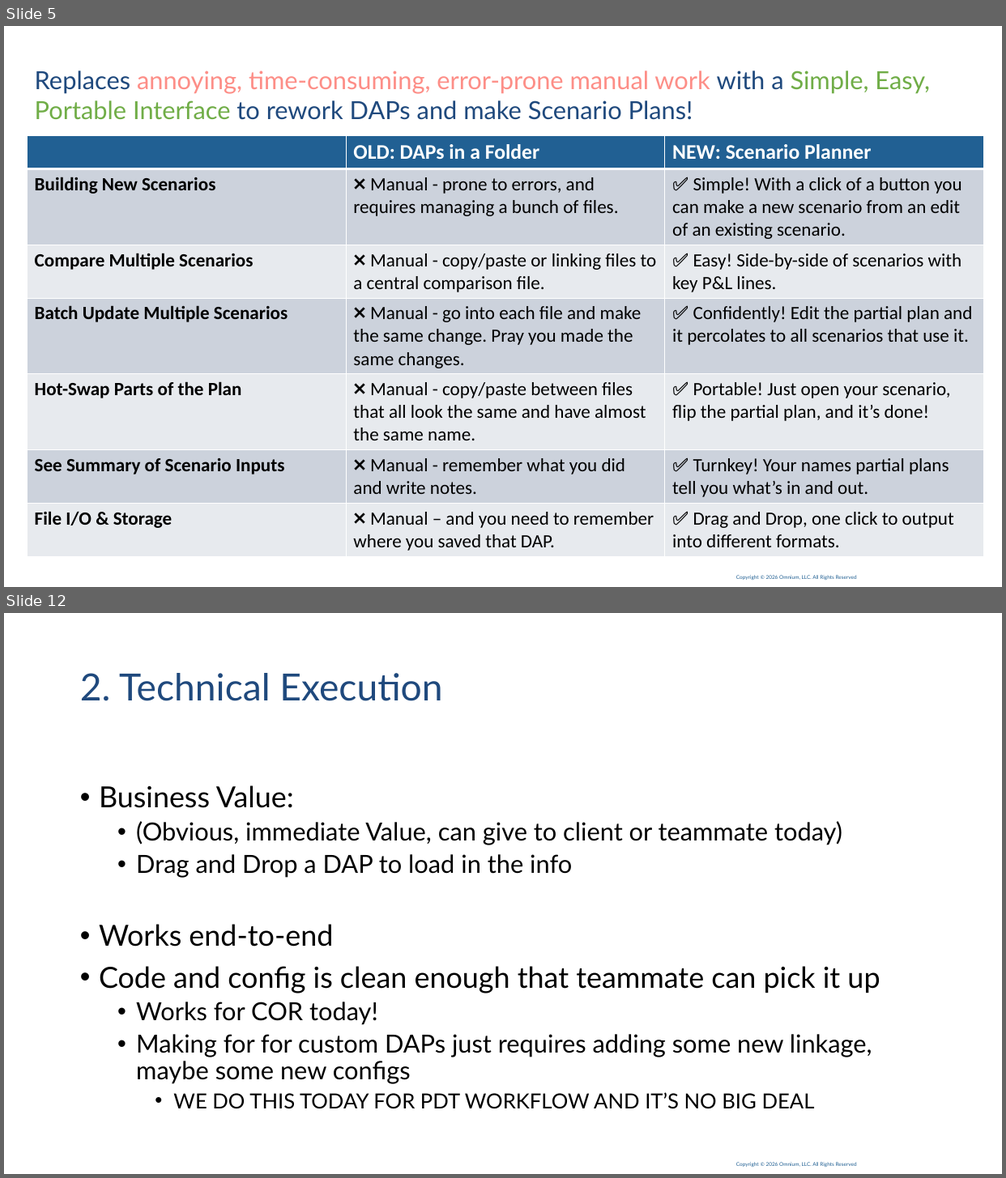
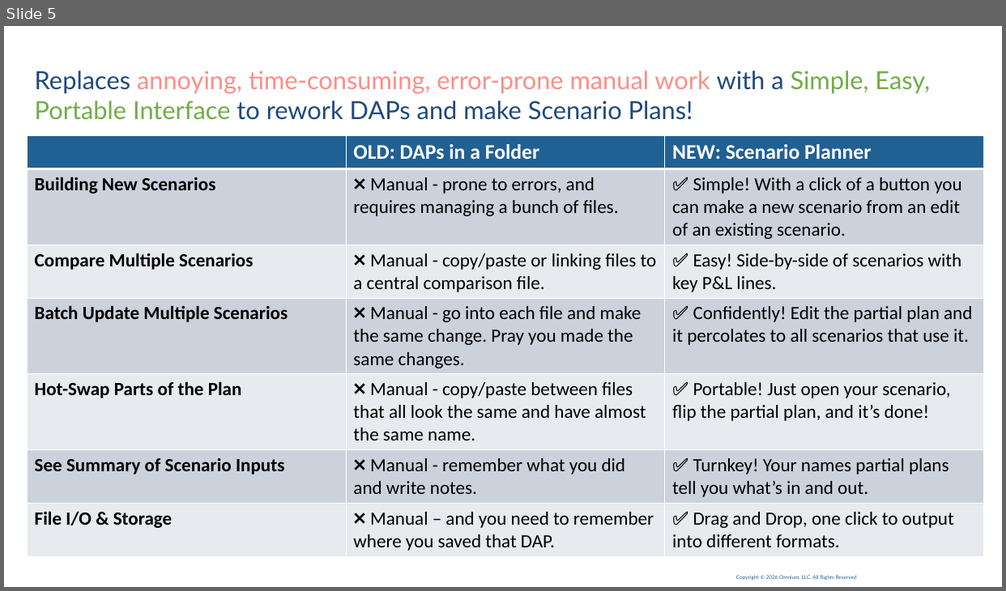
Before and after one commit to LorraineL4/Scenario_Planning, a slide deck: presentation/260603 - Scenario Planner Hackathon.pptx. Shown one above the other, each under a label of ours: slides 5 and 12 before the commit, slide 5 after it; the slides between them are not shown. The pictures are 1006x1178 and 1006x591 pixels, drawn with LibreOffice and Linux fonts; fonts in the diff are those of the drawing; background and template pictures are left out. Boxes give left, top, right and bottom in pixels: in the first picture for what was removed or moved away, otherwise in the second. Text is boxed around its words. In the diff, an @@ line names an element or a change of style, - is before the commit and + after.

```diff
--- a/presentation/260603 - Scenario Planner Hackathon.pptx
+++ b/presentation/260603 - Scenario Planner Hackathon.pptx
@@ slide 12 removed at (4,613,1002,1174), background #FFFFFF; not listed: 2 template elements that a slide beside it also shows @@
@@ title removed at (80,673,442,701) @@
-2. Technical Execution
@@ text removed at (99,786,880,1110) @@
-• Business Value:
-  • (Obvious, immediate Value, can give to client or teammate today)
-  • Drag and Drop a DAP to load in the info
-• Works end-to-end
-• Code and config is clean enough that teammate can pick it up
-  • Works for COR today!
-  • Making for for custom DAPs just requires adding some new linkage, maybe some new configs
-    • WE DO THIS TODAY FOR PDT WORKFLOW AND IT’S NO BIG DEAL
```
Also in this commit, not shown: 3 slides changed, 1 slide added, 8 other slides removed, 1 other file.
